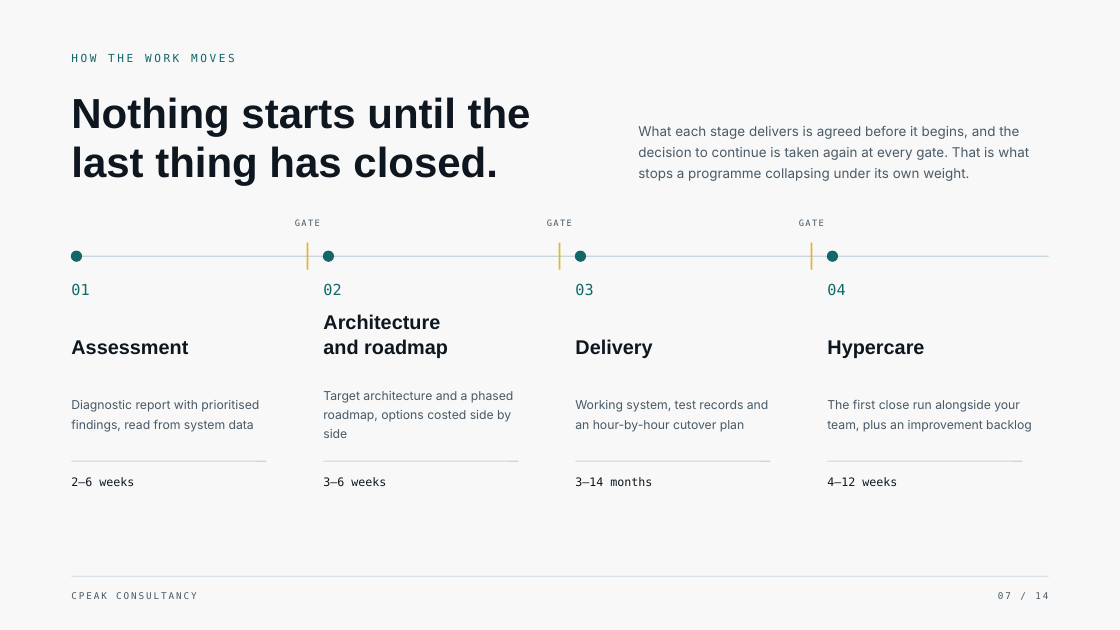
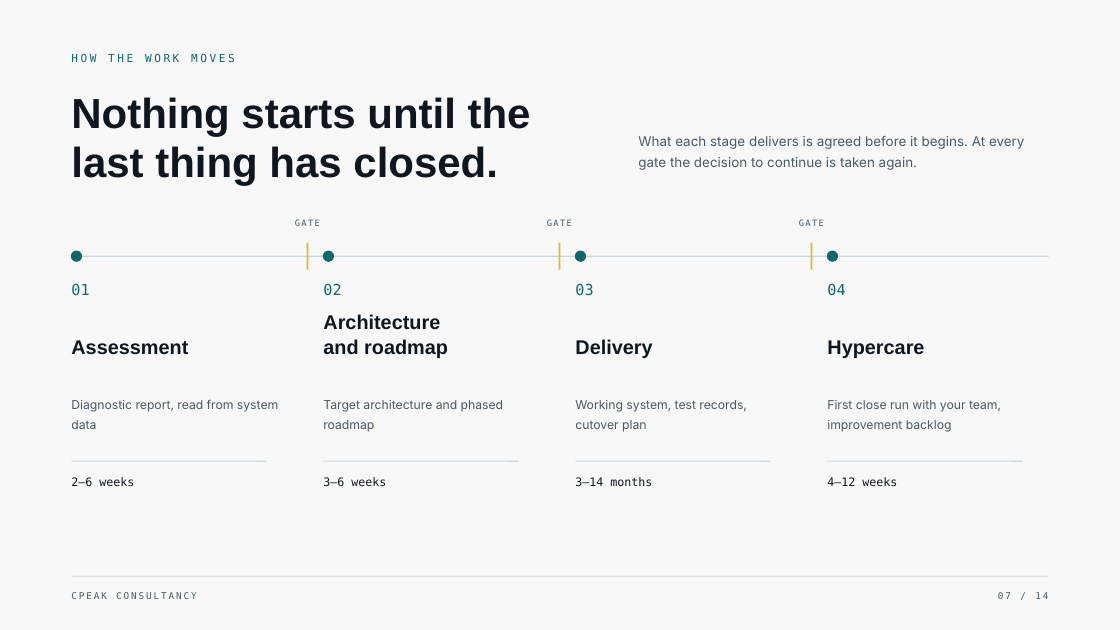
Before and after one commit to narinygt/Default, a slide deck: slide 7 of presentation/CPeak-Consultancy-Corporate-Presentation.pptx. Drawn at 1120x630 pixels with LibreOffice and Linux fonts; fonts in the diff are those of the drawing. Boxes give left, top, right and bottom in pixels: in the first picture for what was removed or moved away, otherwise in the second. Text is boxed around its words. In the diff, an @@ line names an element or a change of style, - is before the commit and + after.

```diff
--- a/presentation/CPeak-Consultancy-Corporate-Presentation.pptx
+++ b/presentation/CPeak-Consultancy-Corporate-Presentation.pptx
@@ text at (638, 136, 1024, 170): text changed @@
-What each stage delivers is agreed before it begins, and the decision to continue is taken again at every gate. That is what stops a programme collapsing under its own weight.
+What each stage delivers is agreed before it begins. At every gate the decision to continue is taken again.
@@ text at (71, 400, 278, 429): text changed @@
-Diagnostic report with prioritised findings, read from system data
+Diagnostic report, read from system data
@@ text at (323, 400, 503, 432): text changed @@
-Target architecture and a phased roadmap, options costed side by side
+Target architecture and phased roadmap
@@ text at (575, 400, 747, 432): text changed @@
-Working system, test records and an hour-by-hour cutover plan
+Working system, test records, cutover plan
@@ text at (827, 400, 1001, 432): text changed @@
-The first close run alongside your team, plus an improvement backlog
+First close run with your team, improvement backlog
```
Also in this commit, not shown: 12 other slides changed, 1 other file.
